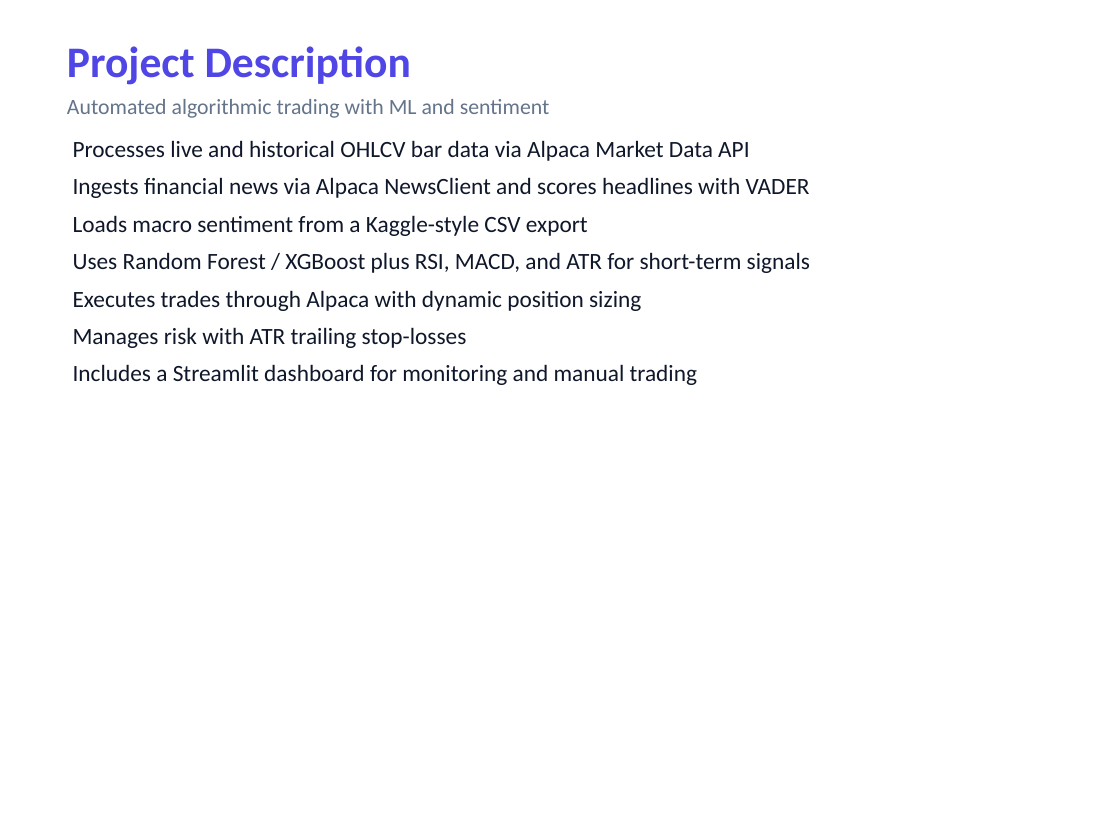
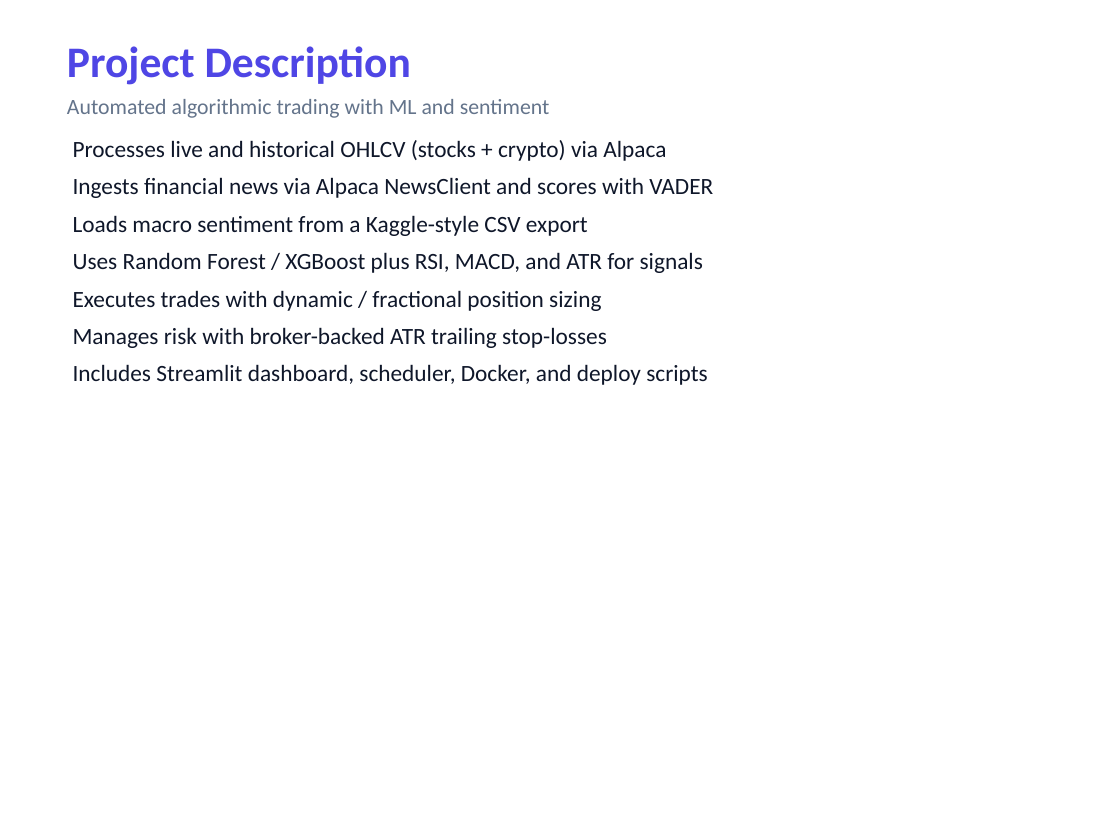
Before and after one commit to MarioH88/aiautobottrader, a slide deck: slide 2 of docs/AI_AutoBot_Trader_Progress_Report_v2.pptx. Drawn at 1120x840 pixels with LibreOffice and Linux fonts; fonts in the diff are those of the drawing. Boxes give left, top, right and bottom in pixels: in the first picture for what was removed or moved away, otherwise in the second. Text is boxed around its words. In the diff, an @@ line names an element or a change of style, - is before the commit and + after.

Commit message:
Complete crypto, scheduler, broker stops, and deployment tooling.
Bring the bot to full feature coverage with stock/crypto data, trading windows, alpaca-py dashboard, Docker deploy, docs, and tests while keeping secrets out of git.

```diff
--- a/docs/AI_AutoBot_Trader_Progress_Report_v2.pptx
+++ b/docs/AI_AutoBot_Trader_Progress_Report_v2.pptx
@@ text at (73, 140, 713, 198): text changed @@
-Processes live and historical OHLCV bar data via Alpaca Market Data API
-Ingests financial news via Alpaca NewsClient and scores headlines with VADER
+Processes live and historical OHLCV (stocks + crypto) via Alpaca
+Ingests financial news via Alpaca NewsClient and scores with VADER
@@ text at (73, 252, 708, 385): text changed @@
-Uses Random Forest / XGBoost plus RSI, MACD, and ATR for short-term signals
-Executes trades through Alpaca with dynamic position sizing
-Manages risk with ATR trailing stop-losses
-Includes a Streamlit dashboard for monitoring and manual trading
+Uses Random Forest / XGBoost plus RSI, MACD, and ATR for signals
+Executes trades with dynamic / fractional position sizing
+Manages risk with broker-backed ATR trailing stop-losses
+Includes Streamlit dashboard, scheduler, Docker, and deploy scripts
```
Also in this commit, not shown: 7 other slides changed, 1 slide added, 31 other files.
